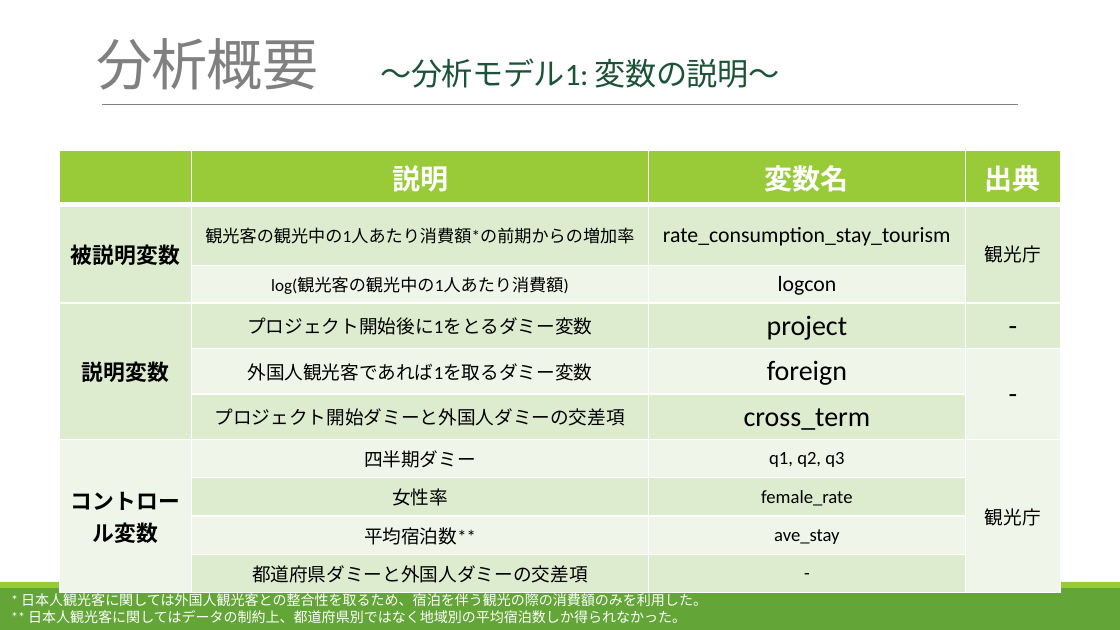
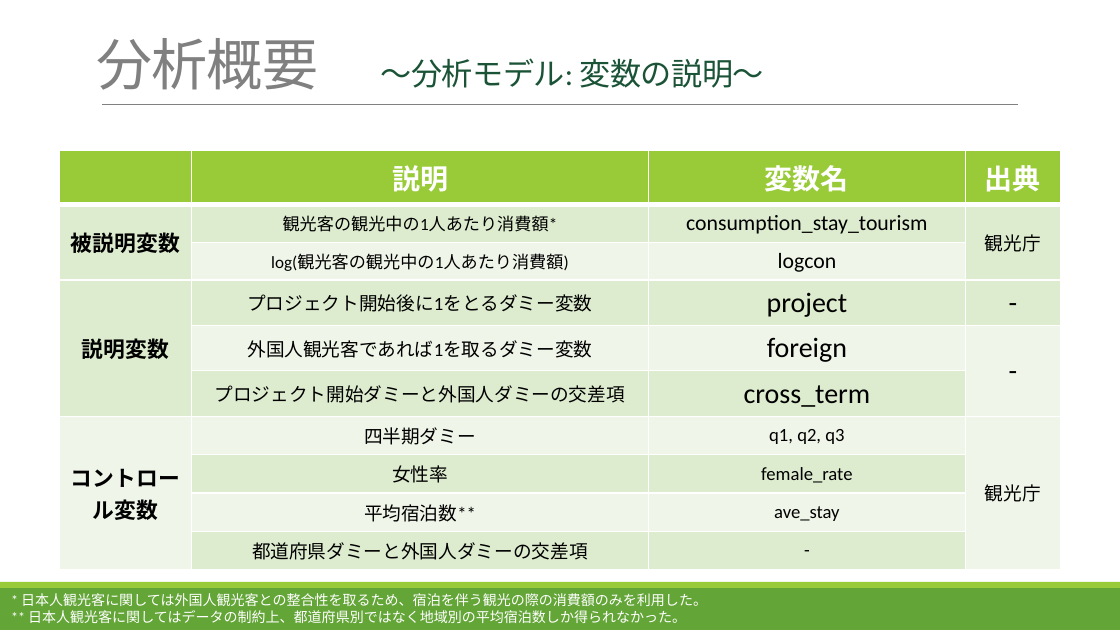
Before and after one commit to tth63425/jr_project, a slide deck: slide 14 of final_ver/最終版.pptx. Drawn at 1120x630 pixels with LibreOffice and Linux fonts; fonts in the diff are those of the drawing. Boxes give left, top, right and bottom in pixels: in the first picture for what was removed or moved away, otherwise in the second. Text is boxed around its words. In the diff, an @@ line names an element or a change of style, - is before the commit and + after.

```diff
--- a/final_ver/最終版.pptx
+++ b/final_ver/最終版.pptx
@@ text at [96,38,764,90]: text changed @@
-分析概要 〜分析モデル1: 変数の説明〜
+分析概要 〜分析モデル: 変数の説明〜
@@ table at [59,150,1061,564] @@
-row 2, column 2: 観光客の観光中の1人あたり消費額*の前期からの増加率
+row 2, column 2: 観光客の観光中の1人あたり消費額*
-row 2, column 3: rate_consumption_stay_tourism
+row 2, column 3: consumption_stay_tourism
```
Also in this commit, not shown: 2 other slides changed, 5 slides added, 1 slide removed, 11 other files.
